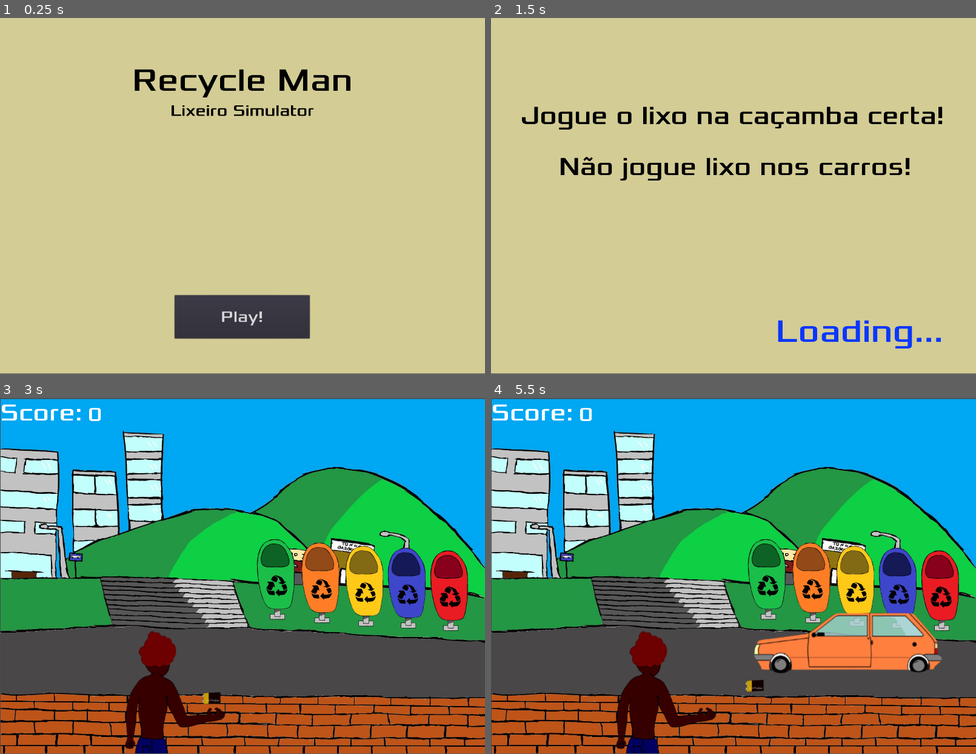
Above: before the commit, frames 1-4 (two rows, left to right).
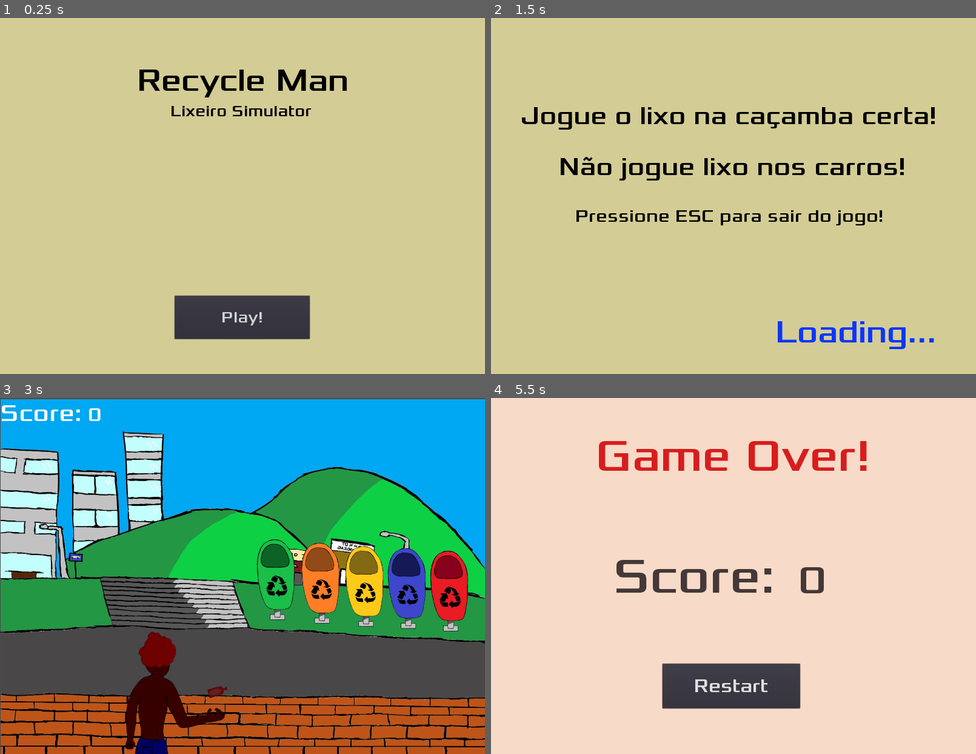
Above: after the commit, the same moments.

Repository: SunP04/recycleman-lixeirosim
Game: Godot game, scene res://scenes/Main.tscn
Same seed, same stepped clock (60 frames per second), same inputs: the game is played once before the commit and once after it.
Inputs (mouse positions are in pixels of both pictures, inside the frame that each line leads up to):
- Up to frame 1 (0.25 s): no input
- Up to frame 2 (1.5 s): click "Play!" at 0.5 s; click (592, 267) at 1.25 s
- Up to frame 3 (3 s): tap Enter at 2 s; move the mouse to (349, 558) at 2.02 s; click (349, 558) at 2.17 s; tap Space at 2.75 s; move the mouse to (145, 593) at 2.77 s; click (145, 593) at 2.92 s
- Up to frame 4 (5.5 s): move the mouse to (782, 497) at 3.52 s; click (782, 497) at 3.67 s; move the mouse to (709, 647) at 4.27 s; click (709, 647) at 4.42 s; move the mouse to (879, 629) at 5.02 s; click (879, 629) at 5.17 s
In our replay, the window is 800x586 before the commit and 800x587 after it. These sizes can differ from the game's own. Grey fills any space a smaller window leaves; there, only what the larger window draws over its background counts as a difference.

The runs differ from the first frame. In frame 1, 1.5% of the frame differs, in the area x 27-73%, y 14-91%; in frame 2, 4.5%; in frame 3, 7.3%; in frame 4, 98%, in the area x 0-100%, y 0-100%.

Commit message:
reupdating items

Diff:
--- a/project.godot
+++ b/project.godot
@@ -19,6 +19,9 @@
 window/size/width=1500
 window/size/height=1100
 window/size/resizable=false
+window/size/fullscreen=true
+window/stretch/mode="2d"
+window/stretch/aspect="keep_width"
 
 [global]
 
@@ -30,6 +33,14 @@
 
 common/drop_mouse_on_gui_input_disabled=true
 
+[input]
+
+quit={
+"deadzone": 0.5,
+"events": [ Object(InputEventKey,"resource_local_to_scene":false,"resource_name":"","device":0,"alt":false,"shift":false,"control":false,"meta":false,"command":false,"pressed":false,"scancode":16777217,"physical_scancode":0,"unicode":0,"echo":false,"script":null)
+ ]
+}
+
 [physics]
 
 common/enable_pause_aware_picking=true
--- a/scenes/HUD.tscn
+++ b/scenes/HUD.tscn
@@ -40,6 +40,10 @@
 
 [sub_resource type="DynamicFont" id=7]
 size = 80
+font_data = ExtResource( 1 )
+
+[sub_resource type="DynamicFont" id=10]
+size = 55
 font_data = ExtResource( 1 )
 
 [sub_resource type="DynamicFont" id=8]
@@ -190,6 +194,19 @@
 custom_fonts/font = SubResource( 7 )
 text = "Não jogue lixo nos carros!"
 
+[node name="InstructionsQuitting" type="Label" parent="LoadingScene"]
+modulate = Color( 0, 0, 0, 1 )
+anchor_left = 0.504
+anchor_top = 0.562
+anchor_right = 0.504
+anchor_bottom = 0.562
+margin_left = -496.0
+margin_top = -39.2
+margin_right = 496.0
+margin_bottom = 39.8
+custom_fonts/font = SubResource( 10 )
+text = "Pressione ESC para sair do jogo!"
+
 [node name="LoadingLabel" type="Label" parent="LoadingScene"]
 modulate = Color( 0.0431373, 0.219608, 1, 1 )
 margin_left = 880.0
--- a/scenes/Lixos.tscn
+++ b/scenes/Lixos.tscn
@@ -1,9 +1,10 @@
-[gd_scene load_steps=9 format=2]
+[gd_scene load_steps=10 format=2]
 
 [ext_resource path="res://art/lixos/WhatsApp_Image_2022-10-14_at_18.25.14-removebg-preview.png" type="Texture" id=1]
 [ext_resource path="res://art/lixos/WhatsApp_Image_2022-10-14_at_17.48.45-removebg-preview.png" type="Texture" id=2]
 [ext_resource path="res://art/lixos/WhatsApp_Image_2022-10-14_at_17.48.45__1_-removebg-preview.png" type="Texture" id=3]
 [ext_resource path="res://art/lixos/papel-lixo-removebg-preview (1).png" type="Texture" id=4]
+[ext_resource path="res://art/lixos/garrafa-vidro.png" type="Texture" id=5]
 [ext_resource path="res://scripts/Lixos.gd" type="Script" id=6]
 [ext_resource path="res://art/lixos/WhatsApp Image 2022-10-03 at 12.17.53 (1).png" type="Texture" id=7]
 
@@ -28,6 +29,11 @@
 "loop": true,
 "name": "plastico",
 "speed": 5.0
+}, {
+"frames": [ ExtResource( 5 ) ],
+"loop": true,
+"name": "vidro",
+"speed": 5.0
 } ]
 
 [sub_resource type="CircleShape2D" id=2]
@@ -38,7 +44,7 @@
 
 [node name="AnimatedSprite" type="AnimatedSprite" parent="."]
 frames = SubResource( 1 )
-animation = "papel"
+animation = "vidro"
 
 [node name="CollisionShape2D" type="CollisionShape2D" parent="."]
 shape = SubResource( 2 )
--- a/scenes/Main.tscn
+++ b/scenes/Main.tscn
@@ -32,14 +32,7 @@
 
 [node name="Game" type="Control" parent="."]
 visible = false
-anchor_right = 1.0
-anchor_bottom = 1.0
-margin_right = 1500.0
-margin_bottom = 1100.0
 script = ExtResource( 12 )
-__meta__ = {
-"_edit_lock_": true
-}
 
 [node name="Cenario" type="Sprite" parent="Game"]
 position = Vector2( 752, 553 )
@@ -108,14 +101,14 @@
 text = "Score: "
 
 [node name="ScoreValue" type="Label" parent="Game/ScoreLabel"]
-anchor_left = 1.0
-anchor_top = 0.5
-anchor_right = 1.0
-anchor_bottom = 0.5
-margin_left = -60.0
-margin_top = -30.5
-margin_right = -17.0
-margin_bottom = 42.5
+anchor_left = 0.884
+anchor_top = 0.566
+anchor_right = 0.884
+anchor_bottom = 0.566
+margin_left = -21.488
+margin_top = -36.506
+margin_right = 21.512
+margin_bottom = 36.494
 custom_fonts/font = SubResource( 2 )
 text = "0"
 align = 1
--- a/scripts/Carro.gd
+++ b/scripts/Carro.gd
@@ -55,7 +55,7 @@
 
 
 func _on_Carro_body_entered(body: Node) -> void:
-    if not is_visible_in_tree() or not is_visible():
+    if not is_visible_in_tree() or not is_visible() or not body.name.to_lower().begins_with("lixo"):
         return
     print("[%s] Body %s has entered this body." % [name, body.name])
     emit_signal("carro_game_over")
--- a/scripts/Lixos.gd
+++ b/scripts/Lixos.gd
@@ -1,15 +1,17 @@
 extends KinematicBody2D
 
-const POSSIBLE_TRASH = ["metal", "papel", "plastico", "pilha"]
+const POSSIBLE_TRASH = ["metal", "papel", "plastico", "pilha", "vidro"]
 var screen_size: Vector2
 
 onready var DEFAULT_POS = position
 
-var speed = 500
+var speed = 570
+var rotationSpeed = .75
 var target = Vector2()
 var velocity = Vector2()
 var timesClicked = 0
 var shouldMove = false
+var rotationDir = 0
 
 
 # Called when the node enters the scene tree for the first time.
@@ -27,7 +29,10 @@
         $MovingTimer.start()
     if (target - position) == Vector2.ZERO:
         shouldMove = false
+        rotation = 0
     if shouldMove:
+        rotationDir -= 1
+        rotation += rotationDir * rotationSpeed
         velocity = (target - position).normalized() * speed
         if (target - position).length() > 5:
             velocity = move_and_slide(velocity)
@@ -43,6 +48,7 @@
     position = DEFAULT_POS
     shouldMove = false
     timesClicked = 0
+    rotationDir = 0
 
 
 func _on_MovingTimer_timeout() -> void:
--- a/scripts/Main.gd
+++ b/scripts/Main.gd
@@ -5,7 +5,8 @@
     "metal": "LixoAmarelo",
     "papel": "LixoAzul",
     "plastico": "LixoVermelho",
-    'pilha': "LixoLaranja"
+    'pilha': "LixoLaranja",
+    'vidro': "LixoVerde"
 }
 
 export (int) var score
@@ -16,6 +17,8 @@
 
 # Called every frame. 'delta' is the elapsed time since the previous frame.
 func _process(_delta: float) -> void:
+    if Input.is_action_pressed("quit"):
+        get_tree().quit(0)
     if not $Game.visible:
         return
     var lixo_pos = $Game/Lixos.position
@@ -72,3 +75,8 @@
 func _on_GameOver_restart_game() -> void:
     print("[%s] Restart game event triggered." % [$GameOver.name])
     full_reset()
+
+
+
+func _on_Quit_quit_game() -> void:
+    get_tree().quit(0)
--- /dev/null
+++ b/scripts/Quit.gd
@@ -0,0 +1,17 @@
+extends Label
+
+signal quit_game()
+
+var canQuit = false
+
+func _process(delta: float) -> void:
+    if Input.is_mouse_button_pressed(BUTTON_LEFT) and canQuit:
+        emit_signal("quit_game")
+
+
+func _on_Quit_mouse_exited() -> void:
+    canQuit = false
+
+
+func _on_Quit_mouse_entered() -> void:
+    canQuit = true
Binary file added: art/lixos/full_size/garrafa-vidro-removebg-preview.png
Not shown, added: art/lixos/full_size/garrafa-vidro-removebg-preview.png.import
Binary file added: art/lixos/full_size/garrafa-vidro.jpeg
Not shown, added: art/lixos/full_size/garrafa-vidro.jpeg.import
Binary file added: art/lixos/garrafa-vidro.png
Not shown, added: art/lixos/garrafa-vidro.png.import
Not shown, removed: bin/Main.gltf
Not shown, removed: bin/Main.gltf.import
Not shown, removed: bin/Main0.bin
Not shown: 1 places in scenes/HUD.tscn that only renumber resources
Not shown, added: bin/RecycleMan - LixeiroSim.zip
Not shown, changed: bin/RecycleMan(LixeiroSimulator).exe
(and 1 more such lines)
